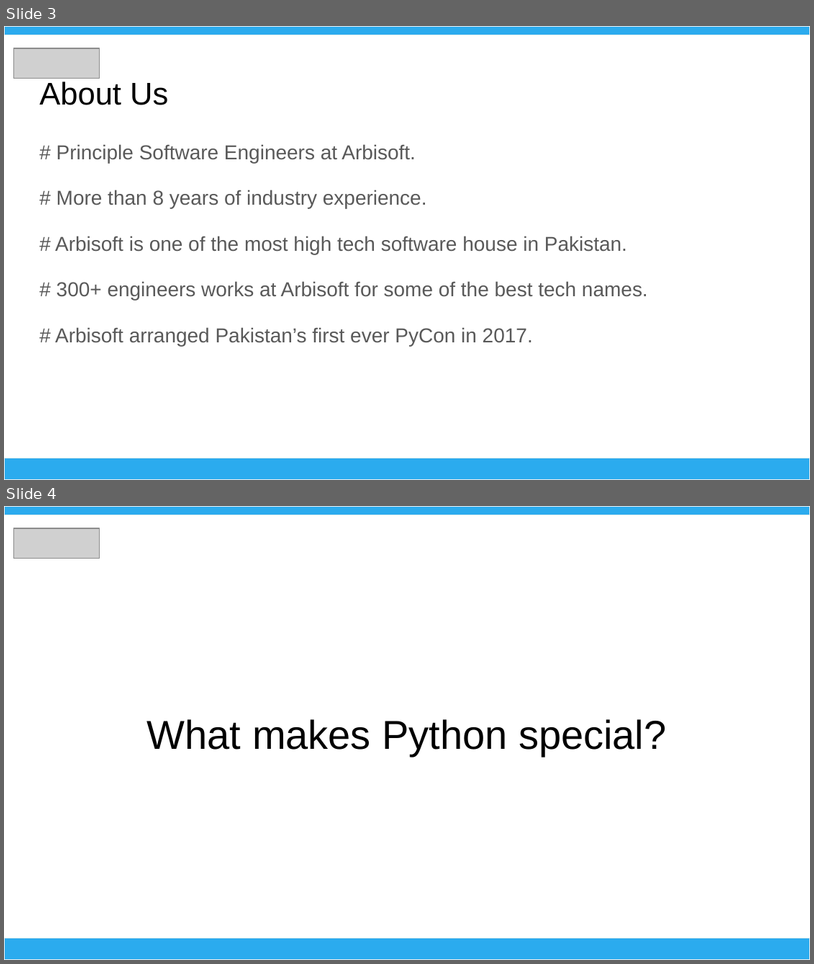
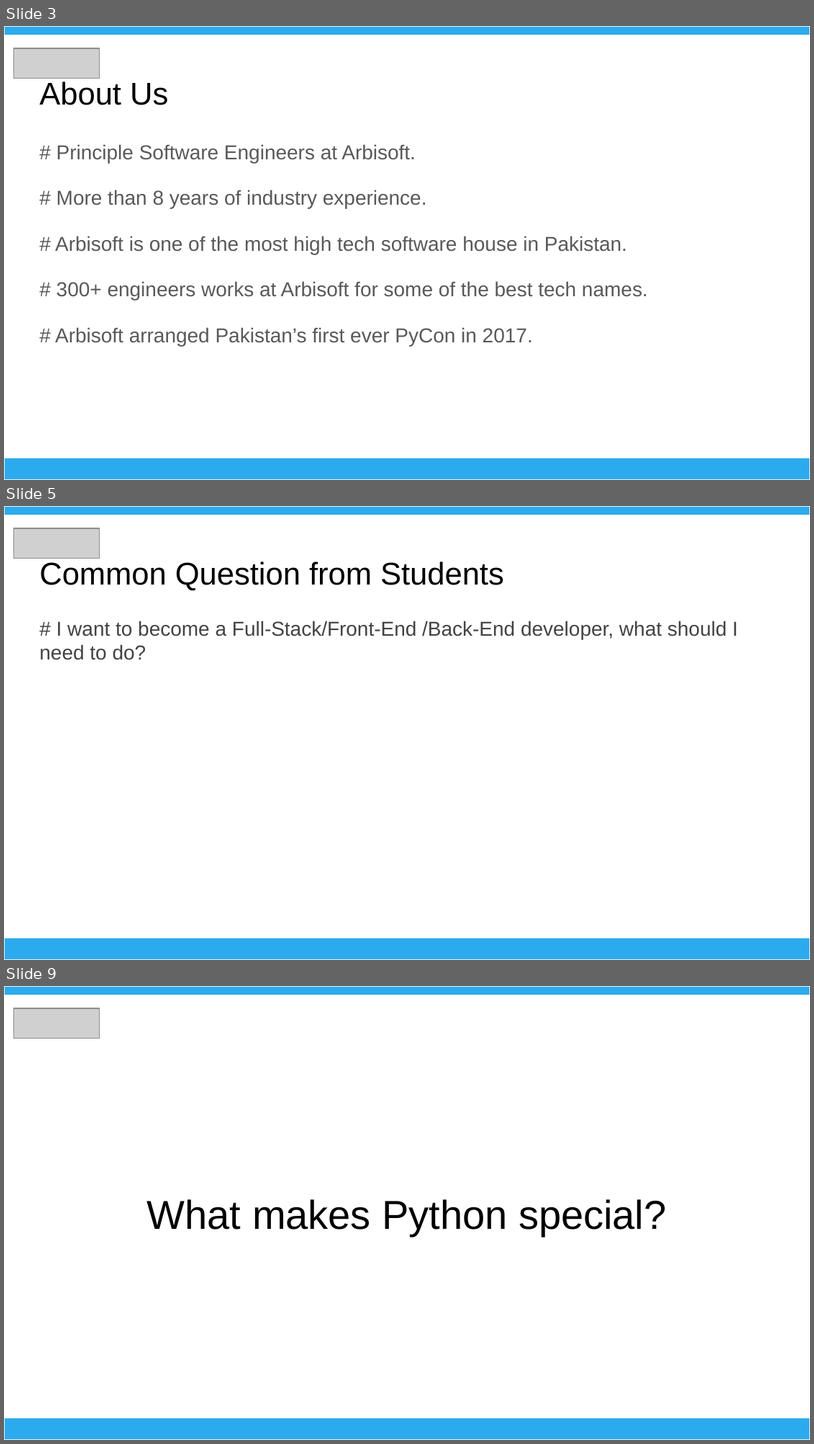
Before and after one commit to muzzammil-hussain/umt_workshop_1803, a slide deck: Advance_Web_Technologies.pptx. Shown one above the other, each under a label of ours: slides 3 and 4 before the commit, slides 3, 5 and 9 after it; the slides between them are not shown. The pictures are 814x964 and 814x1444 pixels, drawn with LibreOffice and Linux fonts; fonts in the diff are those of the drawing; grey boxes stand for pictures. Boxes give left, top, right and bottom in pixels: in the first picture for what was removed or moved away, otherwise in the second. Text is boxed around its words. In the diff, an @@ line names an element or a change of style, - is before the commit and + after.

```diff
--- a/Advance_Web_Technologies.pptx
+++ b/Advance_Web_Technologies.pptx
@@ slide 5 added at (x1=4, y1=506, x2=810, y2=960), background #FFFFFF @@
@@ rectangle added at (x1=4, y1=506, x2=810, y2=515), fill #2BABEE, outline #EFEFEF 0.75 pt @@
@@ picture added at (x1=13, y1=528, x2=99, y2=559) @@
@@ title added at (x1=39, y1=561, x2=504, y2=591), 28 pt, text #000000 @@
+Common Question from Students
@@ text added at (x1=39, y1=620, x2=738, y2=660), 18 pt, text #434343 @@
+# I want to become a Full-Stack/Front-End /Back-End developer, what should I need to do?
@@ rectangle added at (x1=4, y1=937, x2=810, y2=959), fill #2BABEE, outline #EFEFEF 0.75 pt @@
@@ what was slide 4 is now slide 9 @@
```
Also in this commit, not shown: 13 other slides added.
